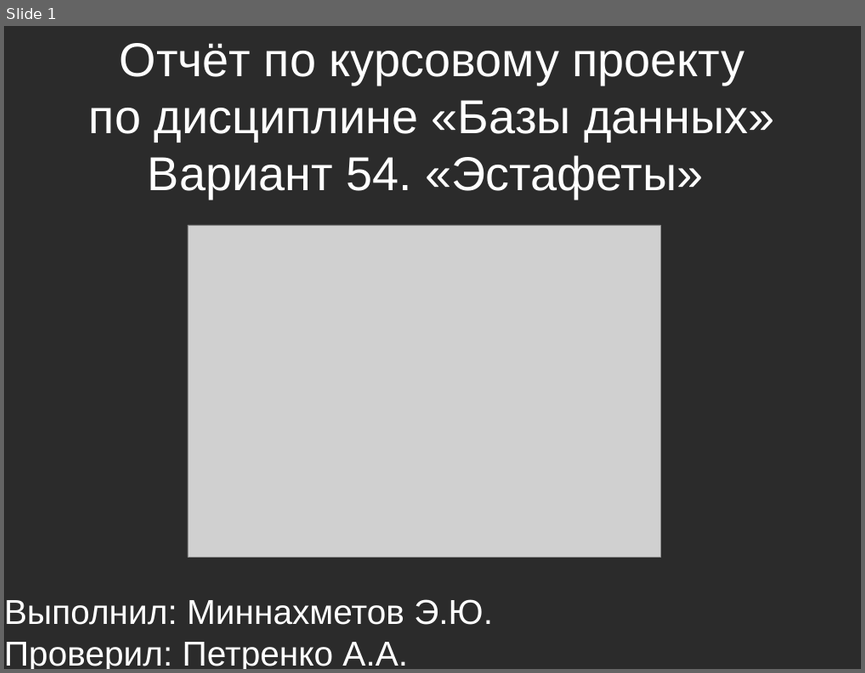
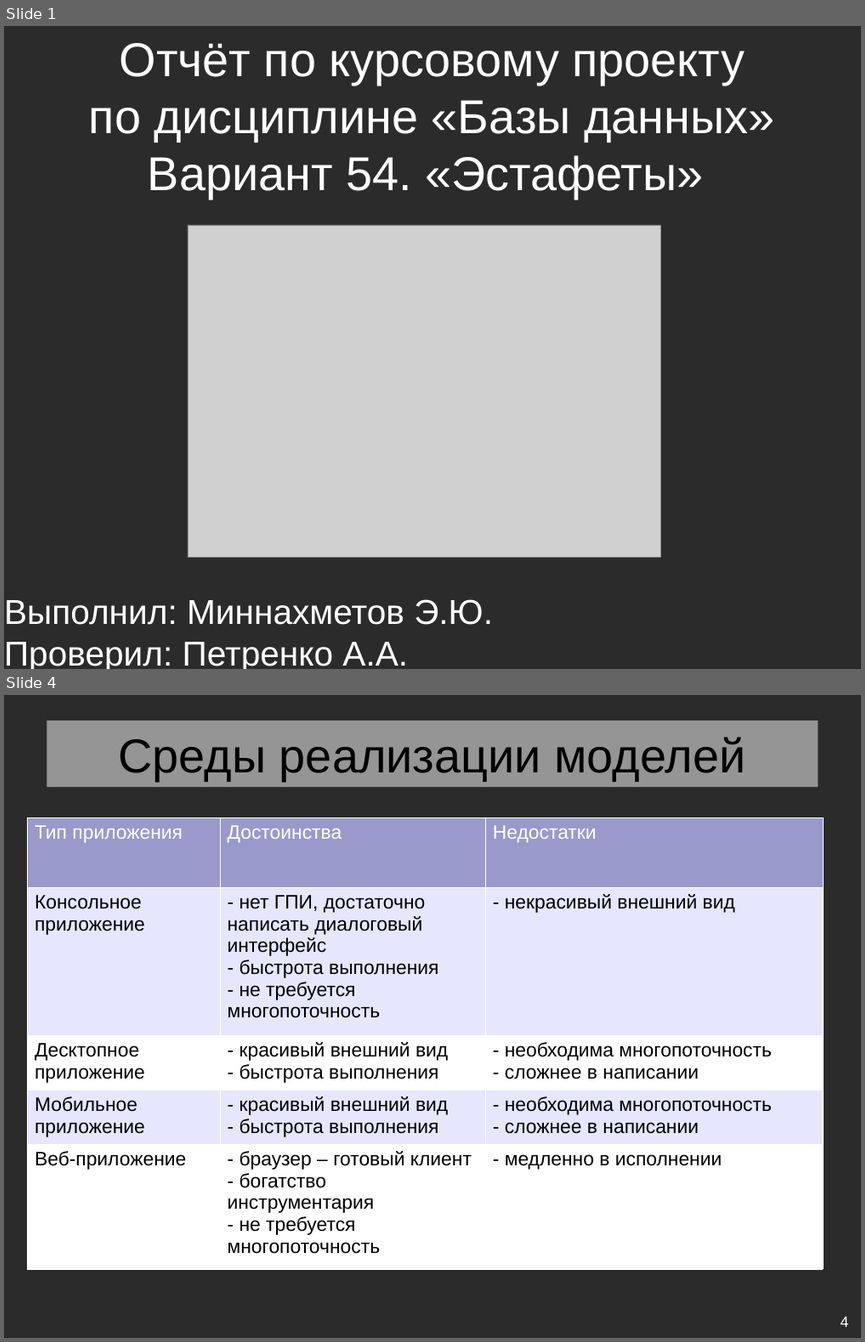
Before and after one commit to eldarian-1/pstu, a slide deck: БД/Course/Презентация курсового проекта.odp. Shown one above the other, each under a label of ours: slide 1 before the commit, slides 1 and 4 after it; the slides between them are not shown. The pictures are 865x673 and 865x1342 pixels, drawn with LibreOffice and Linux fonts; fonts in the diff are those of the drawing; grey boxes stand for pictures; background and template pictures are left out; a plain dark background stands for a picture behind light text. Boxes give left, top, right and bottom in pixels: in the first picture for what was removed or moved away, otherwise in the second. Text is boxed around its words. In the diff, an @@ line names an element or a change of style, - is before the commit and + after.

```diff
--- a/БД/Course/Презентация курсового проекта.odp
+++ b/БД/Course/Презентация курсового проекта.odp
@@ slide 4 added at (x1=4, y1=695, x2=861, y2=1338), background picture (left out) @@
@@ title added at (x1=46, y1=721, x2=818, y2=787), fill #FFFFFF at 50% opacity, 44 pt, text #000000 @@
+Среды реализации моделей
@@ table added at (x1=27, y1=818, x2=823, y2=1257), 5 rows, 3 columns @@
+Тип приложения | Достоинства | Недостатки
+Консольное приложение | - нет ГПИ, достаточно написать диалоговый интерфейс / - быстрота выполнения / - не требуется многопоточность | - некрасивый внешний вид
+Десктопное приложение | - красивый внешний вид / - быстрота выполнения | - необходима многопоточность / - сложнее в написании
+Мобильное приложение | - красивый внешний вид / - быстрота выполнения | - необходима многопоточность / - сложнее в написании
+Веб-приложение | - браузер – готовый клиент / - богатство инструментария / - не требуется многопоточность | - медленно в исполнении
@@ page number added at (x1=840, y1=1315, x2=849, y2=1327), 14 pt, text #FFFFFF @@
+4
```
Also in this commit, not shown: 9 slides changed, 9 other slides added, 7 slides removed, 4 other files.
